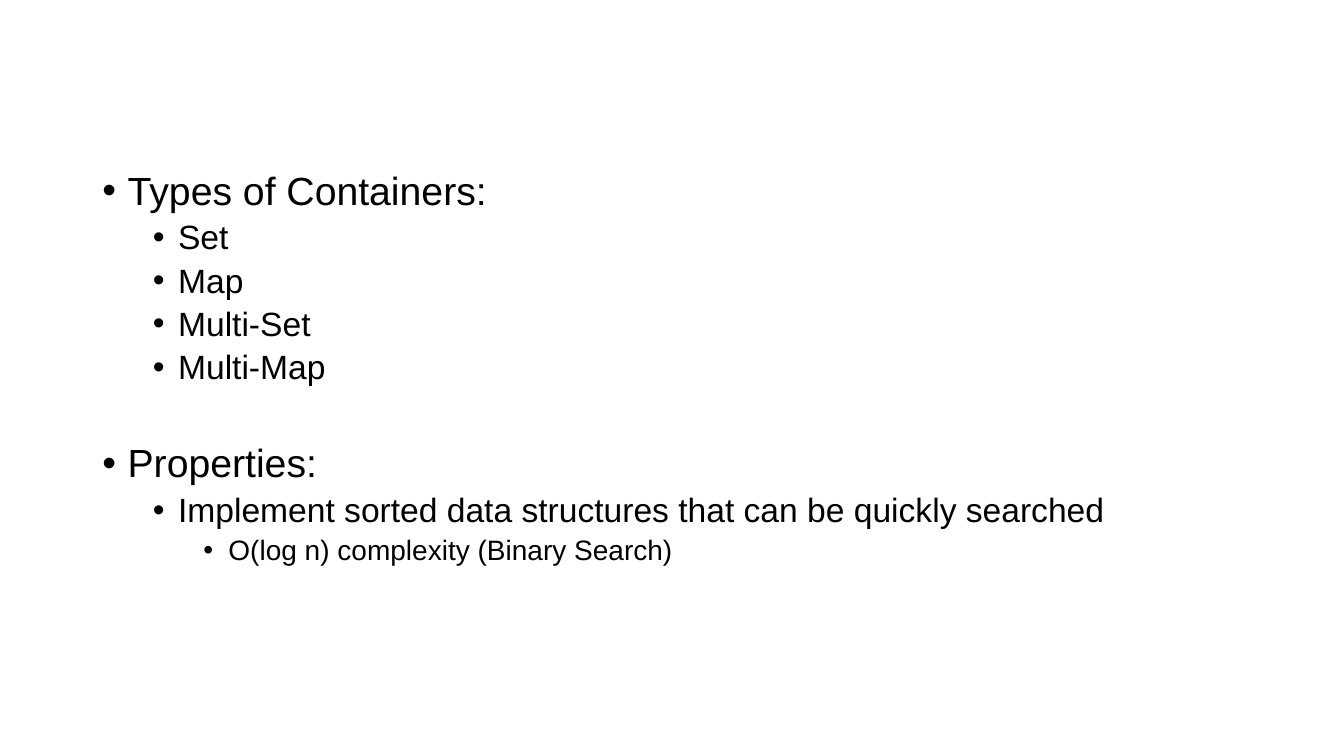
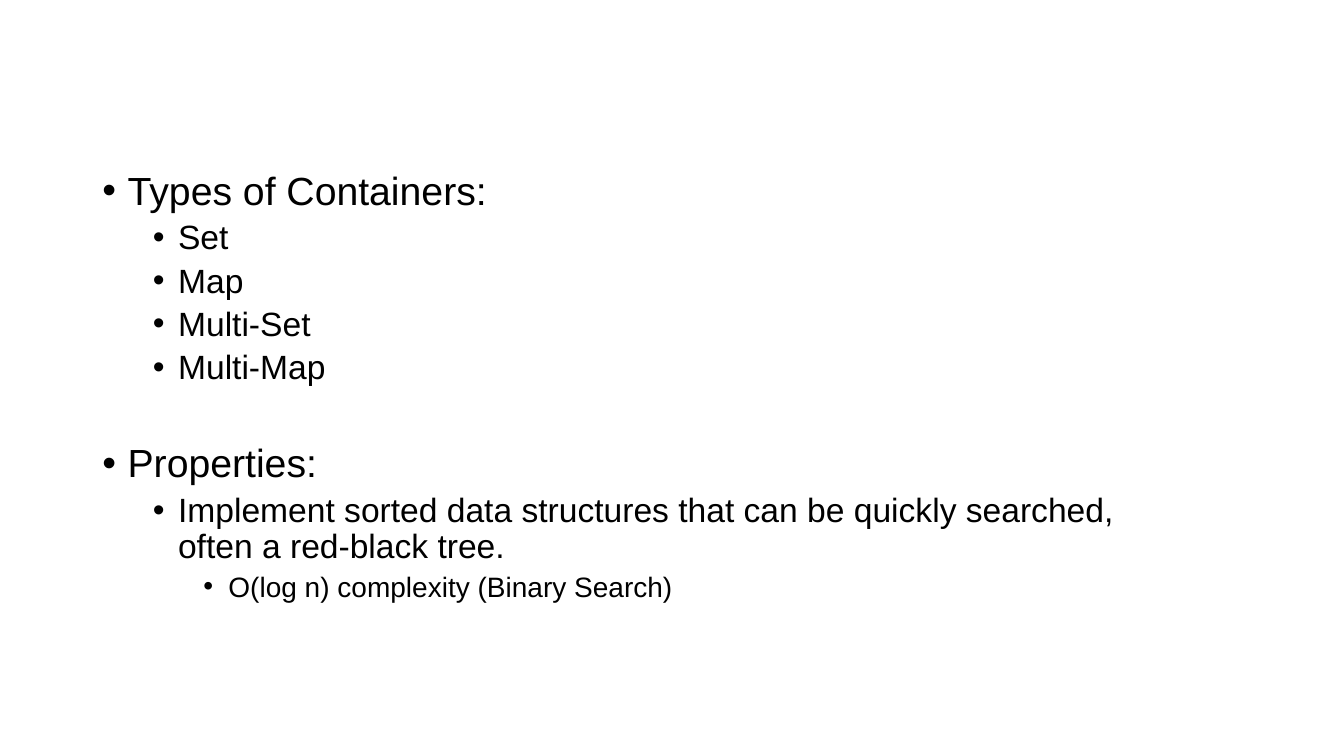
Before and after one commit to FeeneyCodes/INFO3135Fall2025, a slide deck: slide 6 of Week 10 (Nov. 17th, STL - Michael sick)/Standard Template Librabry.pptx. Drawn at 1344x756 pixels with LibreOffice and Linux fonts; fonts in the diff are those of the drawing; background and template pictures are left out. Boxes give left, top, right and bottom in pixels: in the first picture for what was removed or moved away, otherwise in the second. Text is boxed around its words. In the diff, an @@ line names an element or a change of style, - is before the commit and + after.

```diff
--- a/Week 10 (Nov. 17th, STL - Michael sick)/Standard Template Librabry.pptx
+++ b/Week 10 (Nov. 17th, STL - Michael sick)/Standard Template Librabry.pptx
@@ text at [178, 497, 1114, 559]: text changed @@
-  • Implement sorted data structures that can be quickly searched
+  • Implement sorted data structures that can be quickly searched,
+    often a red-black tree.
```
Also in this commit, not shown: 4 other slides changed, 1 slide removed, 16 other files.
